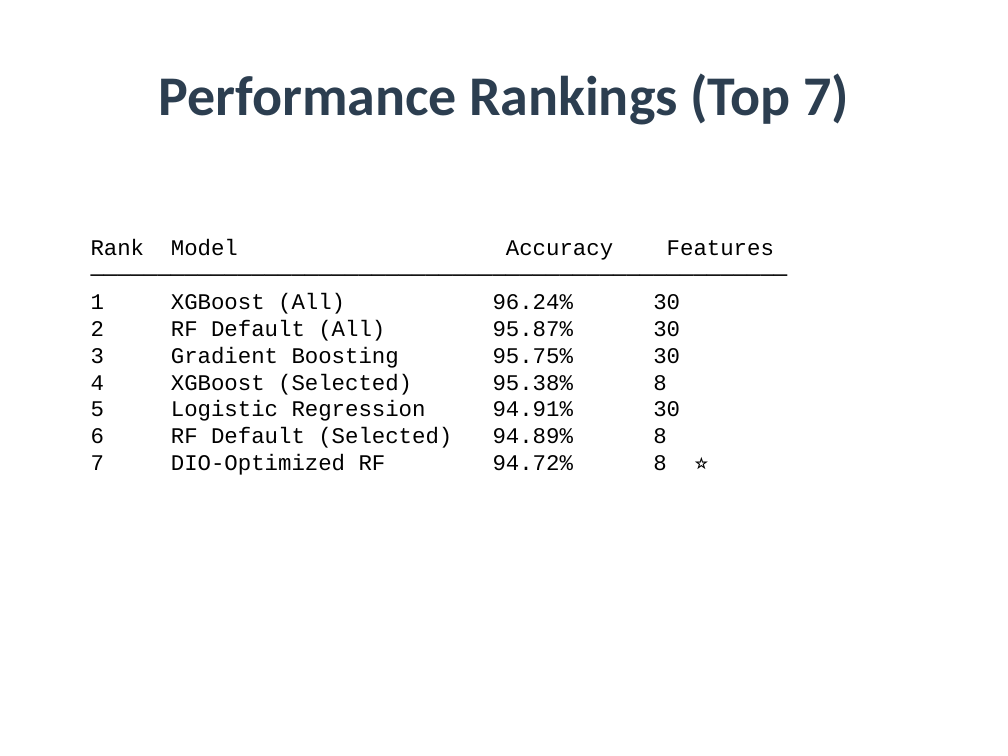
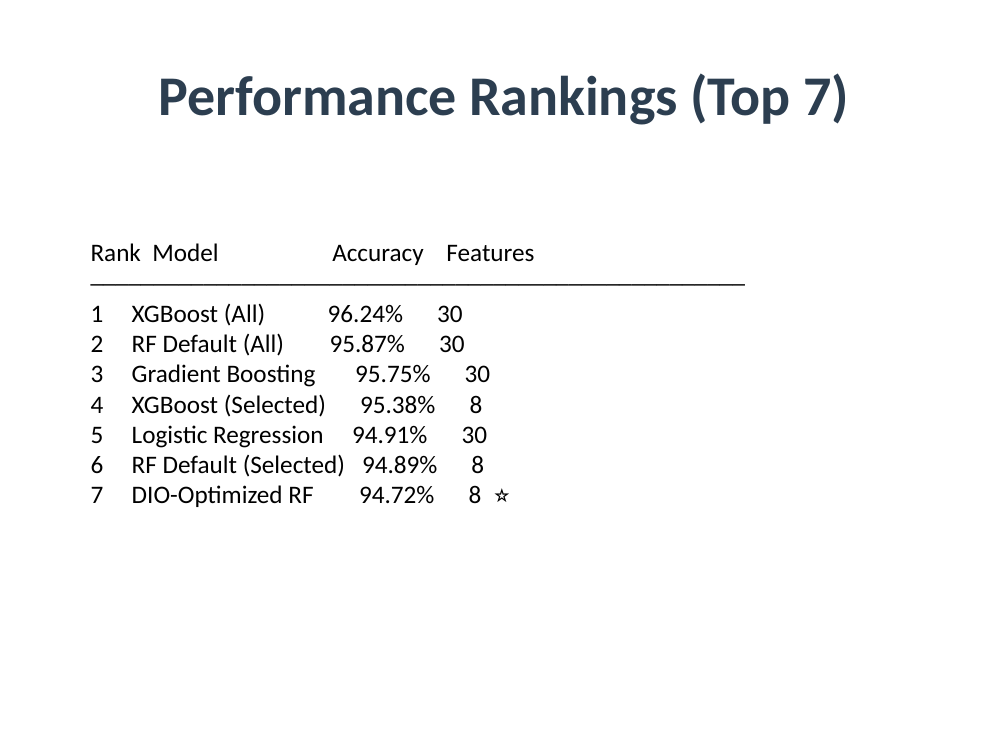
Before and after one commit to amine-dubs/dio-optimization, a slide deck: slide 12 of Presentation/DIO_Research_Presentation.pptx. Drawn at 1008x756 pixels with LibreOffice and Linux fonts; fonts in the diff are those of the drawing. Boxes give left, top, right and bottom in pixels: in the first picture for what was removed or moved away, otherwise in the second. Text is boxed around its words. In the diff, an @@ line names an element or a change of style, - is before the commit and + after.

```diff
--- a/Presentation/DIO_Research_Presentation.pptx
+++ b/Presentation/DIO_Research_Presentation.pptx
@@ text "Rank Model Accuracy Features ─────────────────────────────── ..." at [91,243,534,507]: size 16 to 18 pt, font Courier New to Calibri @@
```
Also in this commit, not shown: 5 other slides changed, 1 other file.
